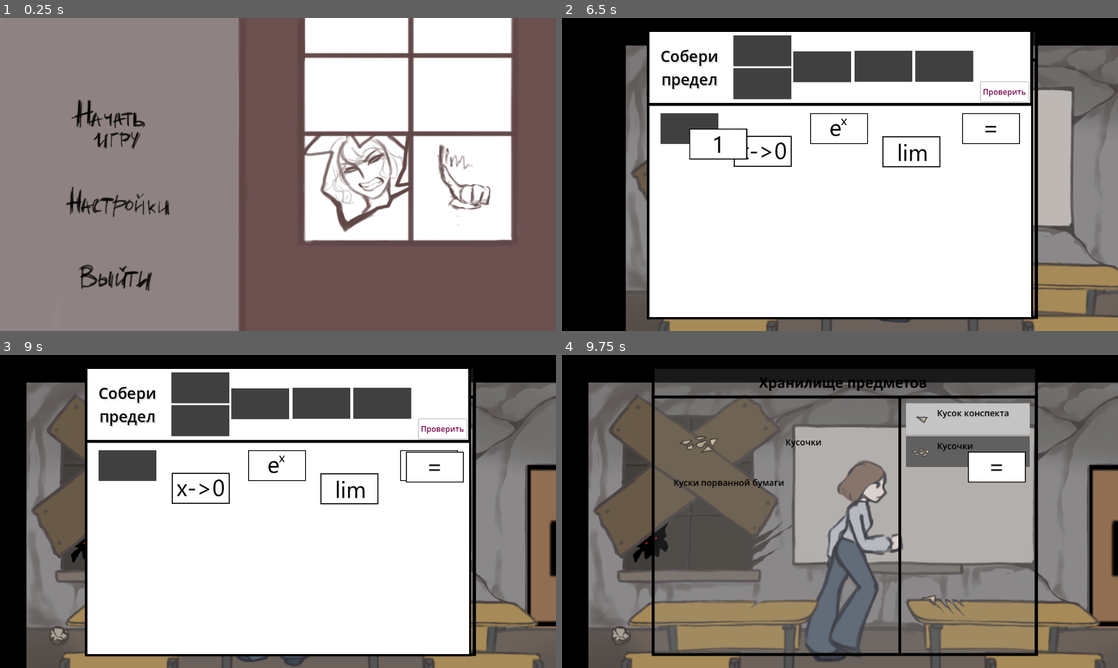
Above: before the commit, frames 1-4 (two rows, left to right).
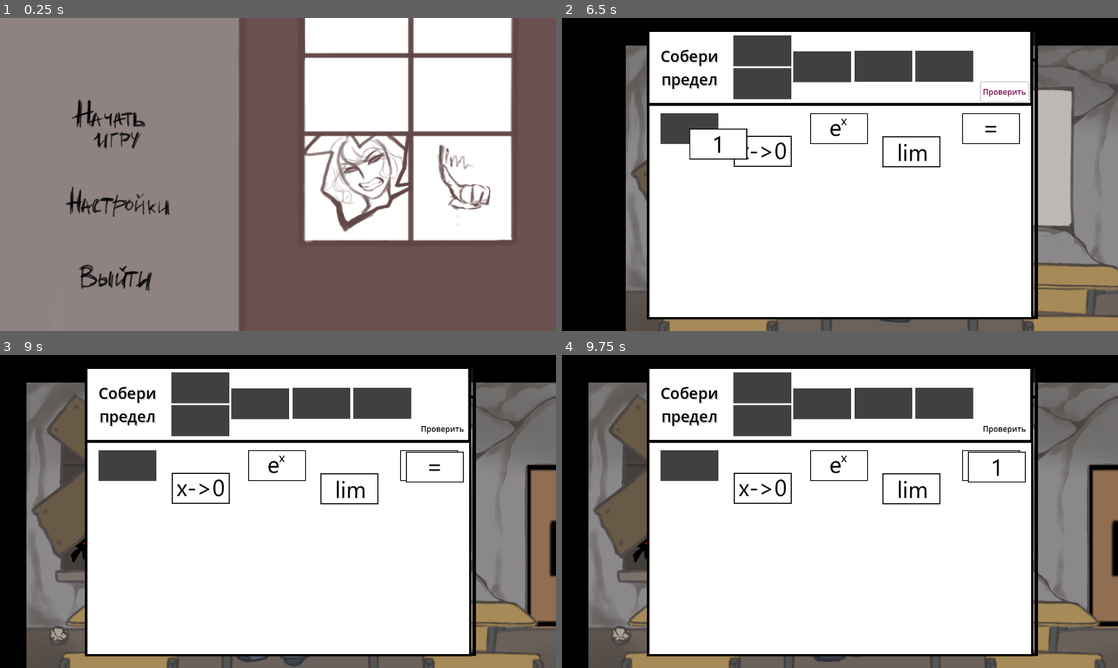
Above: after the commit, the same moments.

Repository: ArcKontyR/LimitOfYourPossibilities
Game: Godot game, scene res://Scenes/Menu.tscn
Two runs of this game, one before a commit and one after it. Both use one fixed random seed, a clock stepped at 60 frames per second and the inputs below.
Inputs (mouse positions are in pixels of both pictures, inside the frame that each line leads up to):
- Up to frame 1 (0.25 s): no input
- Up to frame 2 (6.5 s): click (678, 133) at 0.5 s; click "Начать игру" at 1.25 s; tap Enter at 2 s; move the mouse to (962, 158) at 2.02 s; hold D (right) 2.03-3.53 s; tap E (interact) at 2.1, 3.05, 3.6, 4.55 s; click (962, 158) at 2.17 s; tap W (up) at 2.27, 2.3, 2.57, 2.85, 3.02, 3.32, 3.8, 4.52, 4.82, 6.02, 6.05, 6.32 s; move the mouse to (728, 190) at 2.77 s; click (728, 190) at 2.92 s; move the mouse to (895, 105) at 3.52 s; hold Left (left) 3.53-4.28 s; click (895, 105) at 3.67 s; move the mouse to (812, 237) at 4.27 s; hold D (right) 4.28-5 s; tap I (limitTask) at 4.35 s; click (812, 237) at 4.42 s; click "Проверить" at 5 s; tap Space at 5.75 s; move the mouse to (689, 127) at 5.77 s; hold D (right) from 5.78 s (still down); hold Shift (sprint) from 5.78 s (still down); click (689, 127) at 5.92 s; tap Tab (inventory) at 6.4 s
- Up to frame 3 (9 s): release D (right) at 6.5 s; release Shift (sprint) at 6.5 s; click (405, 417) at 6.5 s, where only the run after the commit has a clickable "Кусок конспекта"; hold Left (left) 7.28-8 s; tap Mouse wheel down (zoomDown) at 7.35 s; click (405, 417) at 7.42 s; tap W (up) at 7.52, 7.82 s; tap E (interact) at 7.55 s; click (405, 417) at 8 s, where only the run after the commit has a clickable "Кусок конспекта"; click (405, 452) at 8.75 s, where only the run after the commit has a clickable "Кусочки"
- Up to frame 4 (9.75 s): tap Enter at 9.5 s; hold D (right) from 9.53 s (still down); tap Mouse wheel up (zoomUp) at 9.6 s; click (967, 452) at 9.67 s

Frames 1-2 are identical in both runs. In frame 3, 0.2% of the frame differs, in the area x 75-84%, y 20-28%; in frame 4, 62%, in the area x 15-85%, y 4-97%.

Commit message:
Inventory rewrite

Diff:
--- a/Scenes/Menu.tscn
+++ b/Scenes/Menu.tscn
@@ -1,6 +1,6 @@
 [gd_scene load_steps=12 format=3 uid="uid://cltl651iairpv"]
 
-[ext_resource type="Script" path="res://Scenes/Menu.gd" id="1_g6yeu"]
+[ext_resource type="Script" path="res://Scripts/Menu.gd" id="1_g6yeu"]
 [ext_resource type="Texture2D" uid="uid://d3qdeg8dgb05y" path="res://Sprites/Background/Menu.jpg" id="1_i6wo8"]
 [ext_resource type="Texture2D" uid="uid://dkb5m0mwfxfbp" path="res://Sprites/UI/MainMenuButtons/StartGameNormal.png" id="2_htf03"]
 [ext_resource type="Texture2D" uid="uid://br14s0phuavmh" path="res://Sprites/UI/MainMenuButtons/StartGamePressed.png" id="3_p81b2"]
--- a/Scenes/UI.tscn
+++ b/Scenes/UI.tscn
@@ -1,7 +1,7 @@
 [gd_scene load_steps=4 format=3 uid="uid://dyg7fekjwhabs"]
 
 [ext_resource type="Script" path="res://Scripts/UI.gd" id="1_cb1gy"]
-[ext_resource type="PackedScene" uid="uid://jqfitwl0ontt" path="res://Scenes/Inventory.tscn" id="1_osw1o"]
+[ext_resource type="PackedScene" uid="uid://jqfitwl0ontt" path="res://Scenes/UIInventory.tscn" id="1_osw1o"]
 [ext_resource type="PackedScene" uid="uid://5w4uh0btd1e7" path="res://Scenes/TaskContainer.tscn" id="2_vy00s"]
 
 [node name="UI" type="CanvasLayer"]
@@ -9,7 +9,10 @@
 
 [node name="Inventory" parent="." instance=ExtResource("1_osw1o")]
 visible = false
-position = Vector2(186, 23)
+offset_left = 186.0
+offset_top = 23.0
+offset_right = 186.0
+offset_bottom = 23.0
 
 [node name="TaskContainer" parent="." instance=ExtResource("2_vy00s")]
 visible = false
--- a/Scenes/Inventory.tscn
+++ b/Scenes/UIInventory.tscn
@@ -1,28 +1,33 @@
 [gd_scene load_steps=4 format=3 uid="uid://jqfitwl0ontt"]
 
-[ext_resource type="Texture2D" uid="uid://dgqimxxvrnmg5" path="res://Sprites/UI/InventoryBackground.png" id="1_e6vjj"]
-[ext_resource type="Script" path="res://Scripts/Inventory.gd" id="1_grsap"]
-[ext_resource type="PackedScene" uid="uid://hjd2q7nwpans" path="res://Scenes/InventorySlotSelected.tscn" id="3_6jcio"]
+[ext_resource type="Script" path="res://Scripts/UIInventory.gd" id="1_g8wqq"]
+[ext_resource type="Texture2D" uid="uid://dgqimxxvrnmg5" path="res://Sprites/UI/InventoryBackground.png" id="2_ixj7e"]
+[ext_resource type="PackedScene" uid="uid://hjd2q7nwpans" path="res://Scenes/UIInventorySlotPreview.tscn" id="3_nwaqh"]
 
-[node name="Inventory" type="Node2D"]
-script = ExtResource("1_grsap")
+[node name="Inventory" type="Control"]
+layout_mode = 3
+anchors_preset = 0
+script = ExtResource("1_g8wqq")
 
 [node name="TextureRect" type="TextureRect" parent="."]
+layout_mode = 0
 offset_right = 40.0
 offset_bottom = 40.0
-texture = ExtResource("1_e6vjj")
+texture = ExtResource("2_ixj7e")
 
 [node name="SelectedItemContainer" type="GridContainer" parent="."]
+layout_mode = 0
 offset_left = 19.0
 offset_top = 78.0
 offset_right = 495.0
 offset_bottom = 579.0
 theme_override_constants/v_separation = 10
 
-[node name="SelectedSlot" parent="SelectedItemContainer" instance=ExtResource("3_6jcio")]
+[node name="SelectedSlot" parent="SelectedItemContainer" instance=ExtResource("3_nwaqh")]
 layout_mode = 2
 
 [node name="ItemContainer" type="GridContainer" parent="."]
+layout_mode = 0
 offset_left = 527.0
 offset_top = 77.0
 offset_right = 783.0
--- a/Scenes/InventorySlot.tscn
+++ b/Scenes/UIInventorySlot.tscn
@@ -1,11 +1,10 @@
-[gd_scene load_steps=7 format=3 uid="uid://d2h0o0iivfvrs"]
+[gd_scene load_steps=8 format=3 uid="uid://d2h0o0iivfvrs"]
 
-[ext_resource type="Texture2D" uid="uid://bhejyg6om4st" path="res://Sprites/UI/InventorySlot.png" id="1_o2pv5"]
-[ext_resource type="Script" path="res://Scripts/Slot.gd" id="2_ci6y4"]
-[ext_resource type="Texture2D" uid="uid://de6hqat4qlo4q" path="res://Sprites/UI/PlaceholderIcon.png" id="3_msyei"]
-
-[sub_resource type="StyleBoxTexture" id="StyleBoxTexture_a2psu"]
-texture = ExtResource("1_o2pv5")
+[ext_resource type="Texture2D" uid="uid://bhejyg6om4st" path="res://Sprites/UI/InventorySlot.png" id="1_2phfe"]
+[ext_resource type="Script" path="res://Scripts/Slot.gd" id="2_8fgxq"]
+[ext_resource type="Texture2D" uid="uid://co18jm5j0a6a2" path="res://Sprites/UI/InventorySlotSelected.png" id="2_ect0n"]
+[ext_resource type="Texture2D" uid="uid://cl3ld17qbwctj" path="res://Sprites/UI/InventorySlotHovered.png" id="3_j0tl7"]
+[ext_resource type="Texture2D" uid="uid://de6hqat4qlo4q" path="res://Sprites/UI/PlaceholderIcon.png" id="3_w2yf1"]
 
 [sub_resource type="SystemFont" id="SystemFont_onluv"]
 font_names = PackedStringArray("Cascadia Code")
@@ -18,10 +17,14 @@
 shadow_color = Color(0, 0, 0, 0.0117647)
 shadow_offset = Vector2(2, 2)
 
-[node name="InventorySlot" type="Panel"]
+[node name="InventorySlot" type="TextureButton"]
 custom_minimum_size = Vector2(256, 64)
-theme_override_styles/panel = SubResource("StyleBoxTexture_a2psu")
-script = ExtResource("2_ci6y4")
+texture_normal = ExtResource("1_2phfe")
+texture_pressed = ExtResource("2_ect0n")
+texture_hover = ExtResource("3_j0tl7")
+ignore_texture_size = true
+stretch_mode = 0
+script = ExtResource("2_8fgxq")
 
 [node name="TextureRect" type="TextureRect" parent="."]
 layout_mode = 0
@@ -47,3 +50,4 @@
 [connection signal="gui_input" from="." to="." method="_on_gui_input"]
 [connection signal="mouse_entered" from="." to="." method="_on_mouse_entered"]
 [connection signal="mouse_exited" from="." to="." method="_on_mouse_exited"]
+[connection signal="pressed" from="." to="." method="_on_pressed"]
--- a/Scripts/Inventory.gd
+++ b/Scripts/Inventory.gd
@@ -1,45 +1,13 @@
-class_name Inventory extends Node2D
-var _inventory = []
+class_name Inventory
+extends Resource
 
-@onready var _slot = preload("res://Scenes/InventorySlot.tscn")
-
-@onready var _slotContainer = get_node("ItemContainer/VBox/Control");
-@onready var _selectedSlotContainer = get_node("SelectedItemContainer/SelectedSlot");
+@export var items = [];
 
 func addItem(item: Item):
-	#if inventory.size() == 7: return false;
-	_inventory.push_back(item);
+	items.push_back(item);
 	#print(item);
-	_update();
-	return true;
+	#_update();
+	emit_changed();
 
 func removeItem(index: int):
-	var _deletedItem: Item = _inventory.pop_at(index);
-	pass;
-
-# Called when the node enters the scene tree for the first time.
-func _ready():
-	if visible:
-		toggleVisibility();
-	pass # Replace with function body.
-
-func _update():
-	#print(inventory);
-	var _newItem: Item = _inventory[-1];
-	var _newSlot = _slot.instantiate();
-	_newSlot.setItem(_newItem);
-	_newSlot.itemSelected.connect(_onItemSelection);
-	_slotContainer.add_child(_newSlot)
-
-
-func toggleVisibility():
-	visible = !visible;
-
-
-func _input(event):
-	if event.is_action_pressed("inventory"):
-		toggleVisibility();
-
-
-func _onItemSelection(item):
-	_selectedSlotContainer.setItem(item);
+	var _deletedItem: Item = items.pop_at(index);
--- a/Scripts/Player.gd
+++ b/Scripts/Player.gd
@@ -8,7 +8,7 @@
 
 var currentSpeed = SPEED;
 
-@onready var inventory = get_viewport().get_node("Root/UI/Inventory");
+@onready var inventory: UIInventory = get_viewport().get_node("Root/UI/Inventory");
 @onready var task: TaskContainer = get_viewport().get_node("Root/UI/TaskContainer");
 var animationTree: AnimationTree;
 
--- a/Scripts/Slot.gd
+++ b/Scripts/Slot.gd
@@ -1,14 +1,6 @@
-extends Panel
+extends TextureButton
 
 signal itemSelected(item: Item);
-
-var _defaultTex = preload("res://Sprites/UI/InventorySlot.png");
-var _hoveredTex = preload("res://Sprites/UI/InventorySlotHovered.png");
-var _selectedTex = preload("res://Sprites/UI/InventorySlotSelected.png");
-
-@onready var defaultStyle: StyleBoxTexture = StyleBoxTexture.new();
-@onready var hoveredStyle: StyleBoxTexture = StyleBoxTexture.new();
-@onready var selectedStyle: StyleBoxTexture = StyleBoxTexture.new();
 
 var _Item: Item;
 
@@ -17,34 +9,5 @@
 	$TextureRect.texture = _Item.getTexture();
 	$Label.text = _Item.getName();
 
-# Called when the node enters the scene tree for the first time.
-func _ready():
-	defaultStyle.texture = _defaultTex;
-	hoveredStyle.texture = _hoveredTex;
-	selectedStyle.texture = _selectedTex;
-	pass # Replace with function body.
-
-func _on_mouse_entered():
-	_changeStyle(hoveredStyle);
-
-
-func _on_mouse_exited():
-	_changeStyle(defaultStyle);
-
-func _on_gui_input(event):
-	if not (event is InputEventMouseButton): return;
-	if event.button_index == MOUSE_BUTTON_LEFT && event.pressed:
-		_changeStyle(selectedStyle);
-		itemSelected.emit(_Item);
-		#__debugData();
-	if event.is_released():
-		_changeStyle(hoveredStyle);
-
-func _changeStyle(style: StyleBoxTexture):
-	add_theme_stylebox_override("panel", style);
-
-func __debugData():
-	print("Item name: %s" % _Item.getName());
-	print("Item texture: %s" % _Item.getTexture());
-	print("Item amount: %s" % _Item.getAmount());
-	print("Item description: %s" % _Item.getDescription());
+func _on_pressed():
+	itemSelected.emit(_Item);
--- a/Scripts/TaskContainer.gd
+++ b/Scripts/TaskContainer.gd
@@ -34,12 +34,11 @@
 	_initialize();
 
 func _initialize():
-	var usedSlotIndexes: Array;
+	var usedSlotIndexes: Array = [];
 	for item in currentLimitLoaded["Parts"]:
-
 		randomize();
 		var randomSlotIndex = randi_range(0,answerSlots.get_child_count()-1);
-		print("pre while new index - %s" % randomSlotIndex);
+		#print("pre while new index - %s" % randomSlotIndex);
 		while usedSlotIndexes.find(randomSlotIndex) != -1:
 			randomSlotIndex = randi_range(0,answerSlots.get_child_count()-1);
 			#print("in while new index - %s" % randomSlotIndex);
--- /dev/null
+++ b/Scripts/UIInventory.gd
@@ -0,0 +1,42 @@
+class_name UIInventory extends Control
+var _inventory: Inventory = null;
+
+const _slot = preload("res://Scenes/UIInventorySlot.tscn")
+
+@onready var _slotContainer = $ItemContainer/VBox/Control;
+@onready var _selectedSlotContainer = $SelectedItemContainer/SelectedSlot;
+
+func addItem(item: Item):
+	_inventory.addItem(item);
+	_update();
+	return true;
+
+func _ready():
+	_inventory = Inventory.new();
+	if visible:
+		toggleVisibility();
+
+func _update():
+	#print(inventory);
+	for item in _slotContainer.get_children():
+		item.queue_free();
+
+	for item in _inventory.items:
+		#var _newItem: Item = _inventory.items[-1];
+		var _newSlot = _slot.instantiate();
+		_newSlot.setItem(item);
+		_newSlot.itemSelected.connect(_onItemSelection);
+		_slotContainer.add_child(_newSlot)
+
+
+func toggleVisibility():
+	visible = !visible;
+
+
+func _input(event):
+	if event.is_action_pressed("inventory"):
+		toggleVisibility();
+
+
+func _onItemSelection(item):
+	_selectedSlotContainer.setItem(item);
--- a/project.godot
+++ b/project.godot
@@ -10,7 +10,7 @@
 
 [application]
 
-config/name="Math Quest"
+config/name="LimitOfYourPossibilities"
 run/main_scene="res://Scenes/Menu.tscn"
 config/features=PackedStringArray("4.2", "Forward Plus")
 config/icon="res://icon.svg"
Not shown: 1 places in Scenes/UIInventorySlot.tscn that only renumber resources
Not shown: 3 places in Scenes/UIInventorySlotPreview.tscn that only renumber resources
Renamed: Scenes/Menu.gd -> Scripts/Menu.gd
